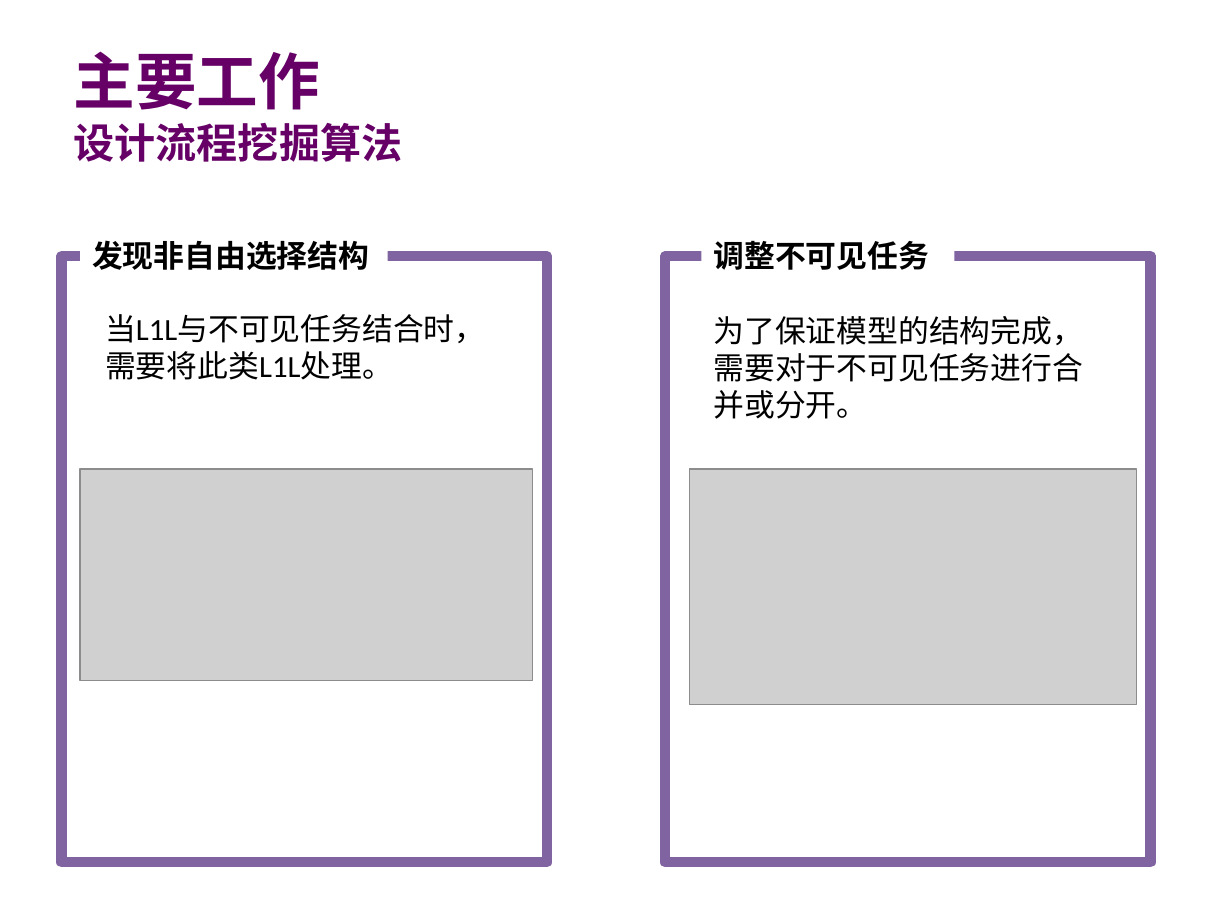
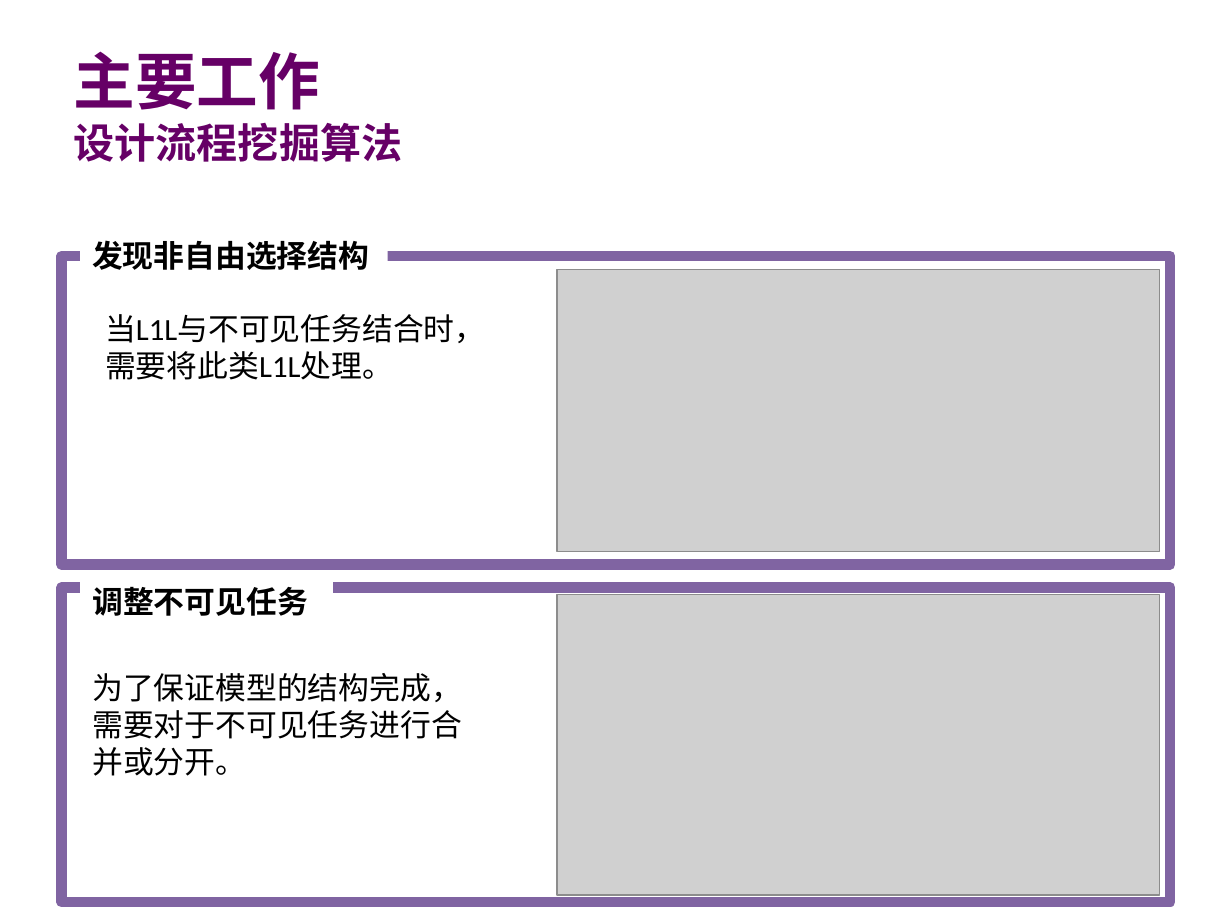
Before and after one commit to guoqinlong/Master-Thesis, a slide deck: slide 16 of 郭秦龙初稿汇报.pptx. Drawn at 1232x924 pixels with LibreOffice and Linux fonts; fonts in the diff are those of the drawing; grey boxes stand for pictures; background and template pictures are left out. Boxes give left, top, right and bottom in pixels: in the first picture for what was removed or moved away, otherwise in the second. Text is boxed around its words. In the diff, an @@ line names an element or a change of style, - is before the commit and + after.

```diff
--- a/郭秦龙初稿汇报.pptx
+++ b/郭秦龙初稿汇报.pptx
@@ rectangle: place and size @@
-rectangle at bbox=[62, 256, 547, 862]
+rectangle at bbox=[62, 256, 1170, 564]
@@ picture added at bbox=[557, 269, 1159, 551] @@
@@ picture removed at bbox=[80, 469, 532, 681] @@
@@ rectangle: place and size @@
-rectangle at bbox=[665, 256, 1151, 862]
+rectangle at bbox=[62, 588, 1170, 902]
@@ rectangle at bbox=[62, 588, 1170, 902]: fill none to #FFFFFF @@
@@ text "调整不可见任务": place and size @@
-text "调整不可见任务" at bbox=[714, 240, 930, 270]
+text "调整不可见任务" at bbox=[92, 586, 308, 616]
@@ picture: place and size @@
-picture at bbox=[689, 469, 1136, 705]
+picture at bbox=[557, 595, 1159, 896]
@@ text "为了保证模型的结构完成，需要对于不可见任务进行合并或分开。": place and size @@
-text "为了保证模型的结构完成，需要对于不可见任务进行合并或分开。" at bbox=[714, 316, 1084, 419]
+text "为了保证模型的结构完成，需要对于不可见任务进行合并或分开。" at bbox=[92, 673, 462, 776]
```
Also in this commit, not shown: 8 other slides changed.
